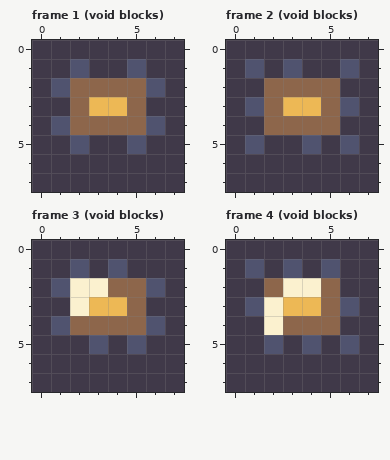
Two states of a pixel-art file, godot/assets/gfx/Aseprite/8x8 blocks.aseprite. That is the earlier state.
8x8 pixels, 18 frames. Shown: frame 1 (void blocks), frame 2 (void blocks), frame 3 (void blocks), frame 4 (void blocks). The commit also changed other frames, which this record leaves out.
After the commit:
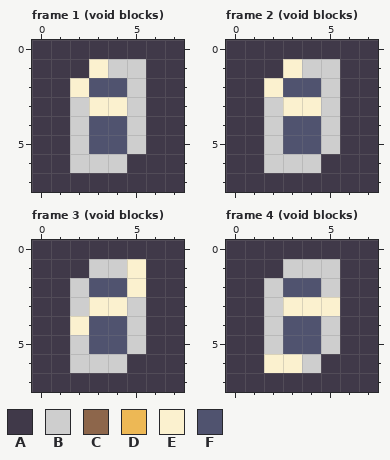
Palette (. is transparent): A #403949  B #cecece  C #8d664b  D #edb855  E #fbf1cf  F #50536f
From old to new:
layer "Layer 3" now hidden
layer "end-card-idle" now shown
--- frame 1 (void blocks)
@@ x 0..7 @@
 0 AAAAAAAA
-1 AAFAAFAA
-2 AFCCCCFA
-3 AACDDCAA
-4 AFCCCCFA
-5 AAFAAFAA
-6 AAAAAAAA
+1 AAAEBBAA
+2 AAEFFBAA
+3 AABEEBAA
+4 AABFFBAA
+5 AABFFBAA
+6 AABBBAAA
 7 AAAAAAAA
--- frame 2 (void blocks)
@@ x 0..7 @@
 0 AAAAAAAA
-1 AFAFAAFA
-2 AACCCCAA
-3 AFCDDCFA
-4 AACCCCAA
-5 AFAAFAFA
-6 AAAAAAAA
+1 AAAEBBAA
+2 AAEFFBAA
+3 AABEEBAA
+4 AABFFBAA
+5 AABFFBAA
+6 AABBBAAA
 7 AAAAAAAA
--- frame 3 (void blocks)
@@ x 0..7 @@
 0 AAAAAAAA
-1 AAFAFAAA
-2 AFEECCFA
-3 AAEDDCAA
-4 AFCCCCFA
-5 AAAFAFAA
-6 AAAAAAAA
+1 AAABBEAA
+2 AABFFEAA
+3 AABEEBAA
+4 AAEFFBAA
+5 AABFFBAA
+6 AABBBAAA
 7 AAAAAAAA
--- frame 4 (void blocks)
@@ x 0..7 @@
 0 AAAAAAAA
-1 AFAFAFAA
-2 AACEECAA
-3 AFEDDCFA
-4 AAECCCAA
-5 AAFAFAFA
-6 AAAAAAAA
+1 AAABBBAA
+2 AABFFBAA
+3 AABEEEAA
+4 AABFFBAA
+5 AABFFBAA
+6 AAEEBAAA
 7 AAAAAAAA
Where, in picture pixels (left, top, right, bottom), the same in both pictures:
changed: (51, 59, 165, 173)
changed: (245, 59, 359, 173)
changed: (51, 259, 165, 373)
changed: (245, 259, 359, 373)
